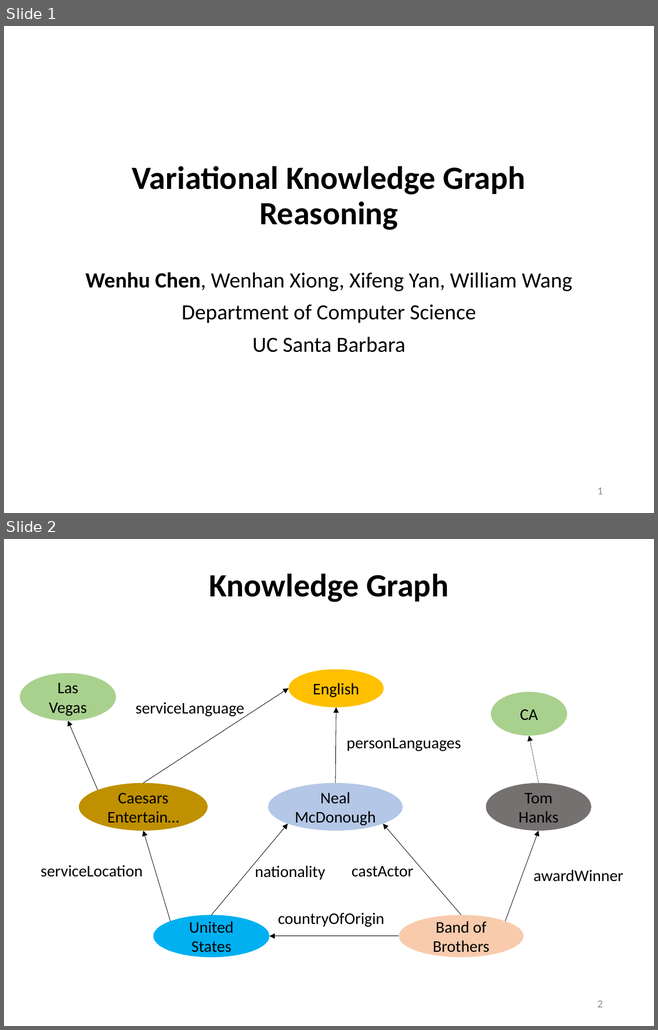
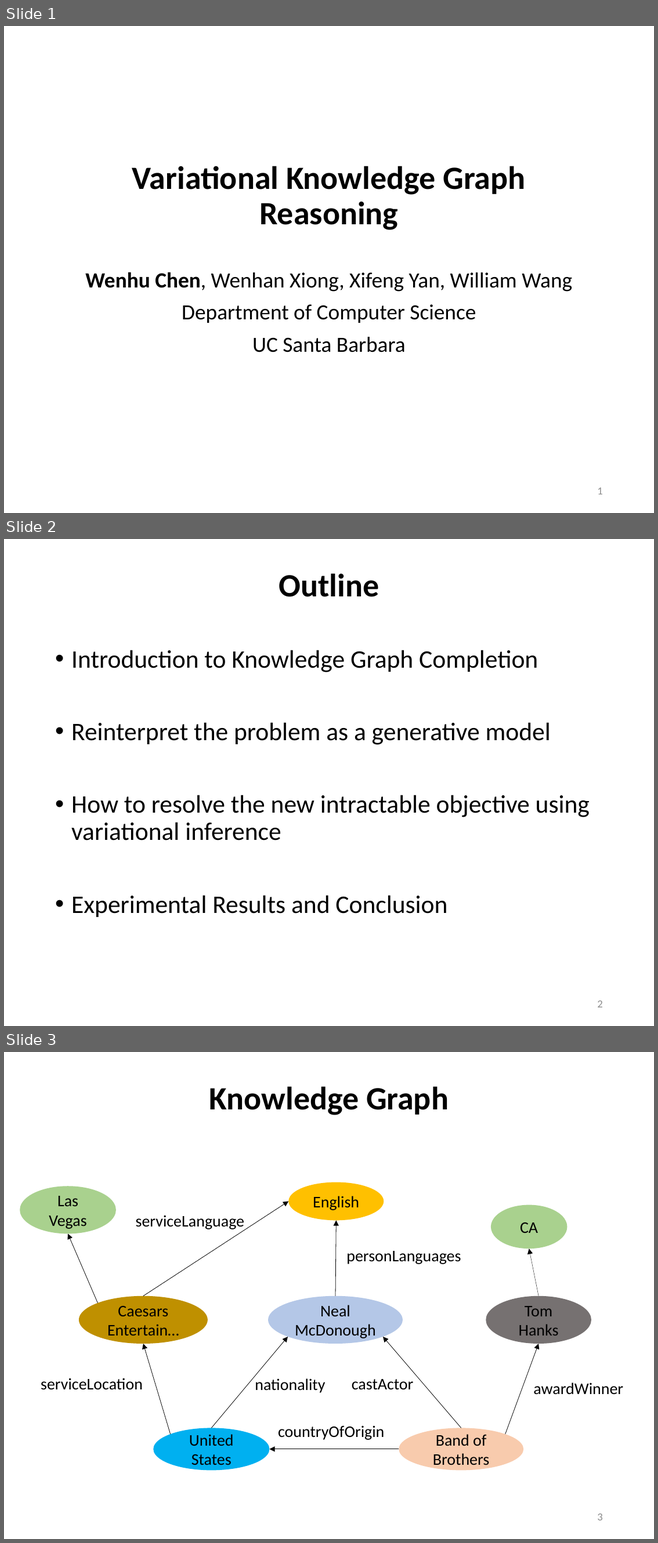
Before and after one commit to wenhuchen/wenhuchen.github.io, a slide deck: images/naacl2018.pptx. Shown one above the other, each under a label of ours: slides 1 and 2 before the commit, slides 1, 2 and 3 after it. The pictures are 658x1030 and 658x1543 pixels, drawn with LibreOffice and Linux fonts; fonts in the diff are those of the drawing. Boxes give left, top, right and bottom in pixels: in the first picture for what was removed or moved away, otherwise in the second. Text is boxed around its words. In the diff, an @@ line names an element or a change of style, - is before the commit and + after.

```diff
--- a/images/naacl2018.pptx
+++ b/images/naacl2018.pptx
@@ slide 2 added at (x1=4, y1=539, x2=654, y2=1026), background #FFFFFF @@
@@ title added at (x1=278, y1=573, x2=379, y2=597), 36 pt, text #000000, bold @@
+Outline
@@ text added at (x1=71, y1=650, x2=589, y2=917), 28 pt, text #000000 @@
+• Introduction to Knowledge Graph Completion
+• Reinterpret the problem as a generative model
+• How to resolve the new intractable objective using variational inference
+• Experimental Results and Conclusion
@@ page number added at (x1=597, y1=1001, x2=602, y2=1008), 12 pt, text #8C8C8C @@
+2
@@ what was slide 2 is now slide 3 @@
@@ page number at (x1=597, y1=1514, x2=602, y2=1521): text changed @@
-2
+3
```
Also in this commit, not shown: 4 slides changed, 1 other file.
